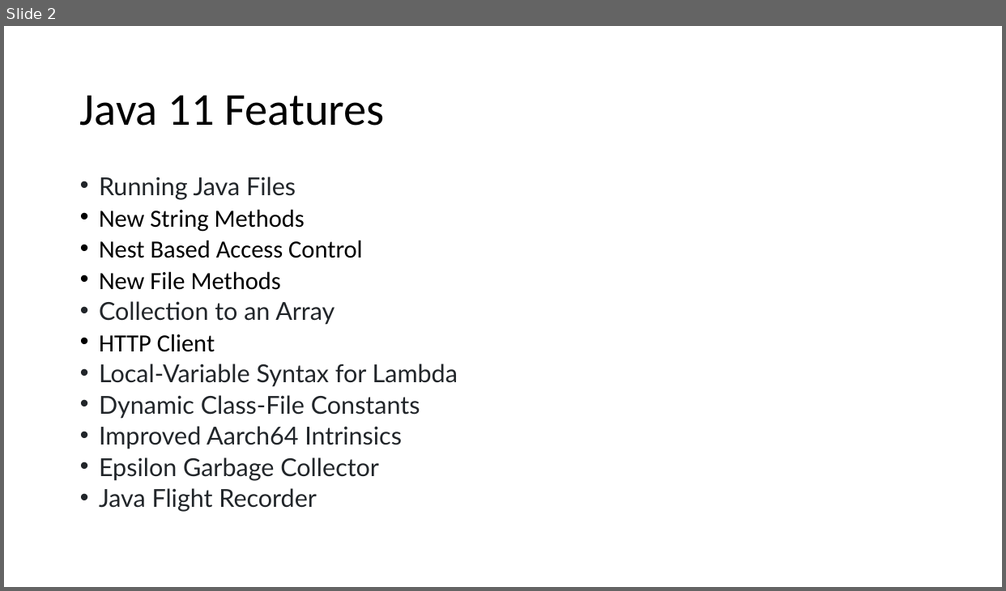
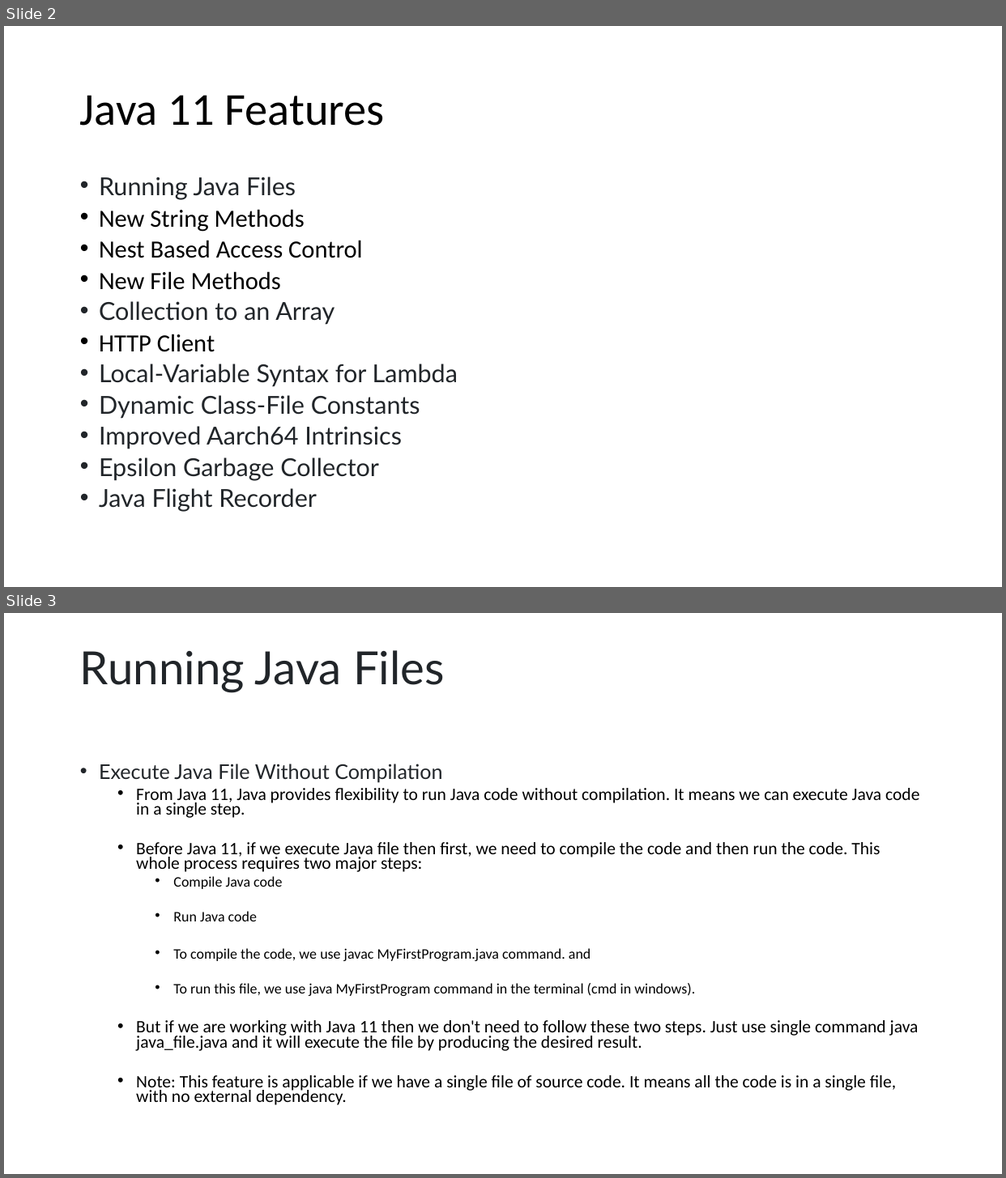
Before and after one commit to techelly/gladvancejavatraining, a slide deck: content/Java 11 Features.pptx. Shown one above the other, each under a label of ours: slide 2 before the commit, slides 2 and 3 after it. The pictures are 1006x591 and 1006x1178 pixels, drawn with LibreOffice and Linux fonts; fonts in the diff are those of the drawing. Boxes give left, top, right and bottom in pixels: in the first picture for what was removed or moved away, otherwise in the second. Text is boxed around its words. In the diff, an @@ line names an element or a change of style, - is before the commit and + after.

```diff
--- a/content/Java 11 Features.pptx
+++ b/content/Java 11 Features.pptx
@@ slide 3 added at <box>4,613,1002,1174</box>, background #FFFFFF @@
@@ title added at <box>80,650,445,693</box>, 44 pt, text #212529 @@
+Running Java Files
@@ text added at <box>99,764,919,1105</box>, 16.8 pt, text #000000 @@
+• Execute Java File Without Compilation
+  • From Java 11, Java provides flexibility to run Java code without compilation. It means we can execute Java code in a single step.
+  • Before Java 11, if we execute Java file then first, we need to compile the code and then run the code. This whole process requires two major steps:
+    • Compile Java code
+    • Run Java code
+    • To compile the code, we use javac MyFirstProgram.java command. and
+    • To run this file, we use java MyFirstProgram command in the terminal (cmd in windows).
+  • But if we are working with Java 11 then we don't need to follow these two steps. Just use single command java java_file.java and it will execute the file by producing the desired result.
+  • Note: This feature is applicable if we have a single file of source code. It means all the code is in a single file, with no external dependency.
```
Also in this commit, not shown: 1 slide changed, 12 other slides added, 36 other files.
